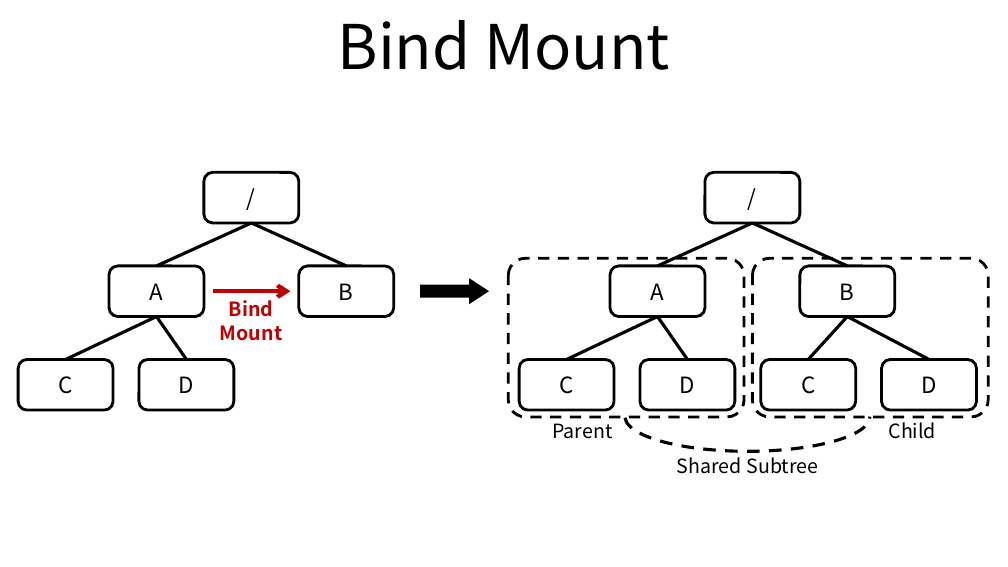
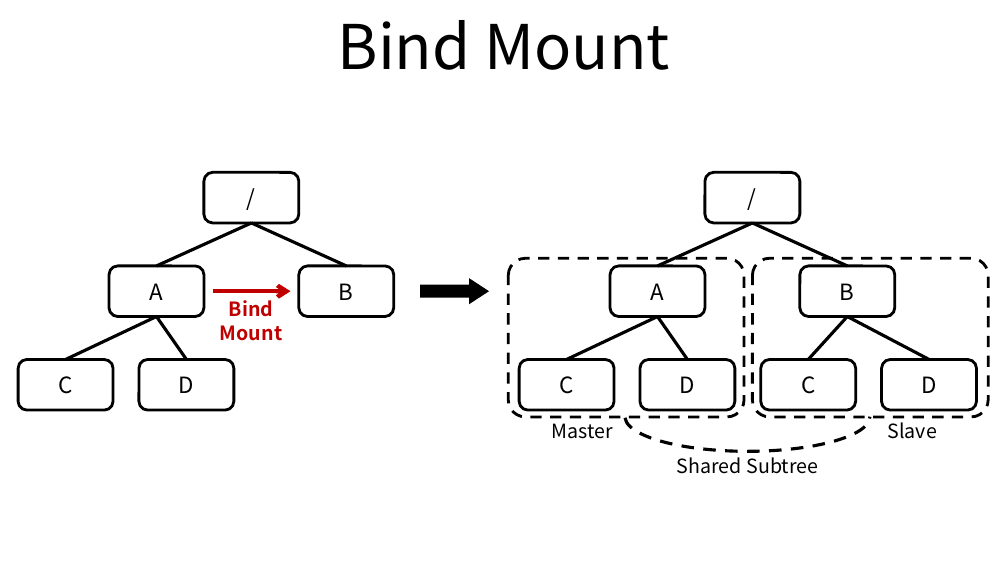
Before and after one commit to ssup2/blog-old, a slide deck: slide 2 of images/theory_analysis/Linux_Mount_Propagation/Linux_Mount_Propagation.pptx. Drawn at 1008x567 pixels with LibreOffice and Linux fonts; fonts in the diff are those of the drawing. Boxes give left, top, right and bottom in pixels: in the first picture for what was removed or moved away, otherwise in the second. Text is boxed around its words. In the diff, an @@ line names an element or a change of style, - is before the commit and + after.

```diff
--- a/images/theory_analysis/Linux_Mount_Propagation/Linux_Mount_Propagation.pptx
+++ b/images/theory_analysis/Linux_Mount_Propagation/Linux_Mount_Propagation.pptx
@@ text at bbox=[552, 418, 613, 439]: text changed @@
-Parent
+Master
@@ text at bbox=[888, 418, 937, 439]: text changed @@
-Child
+Slave
```
Also in this commit, not shown: 3 other slides changed, 5 other files.
